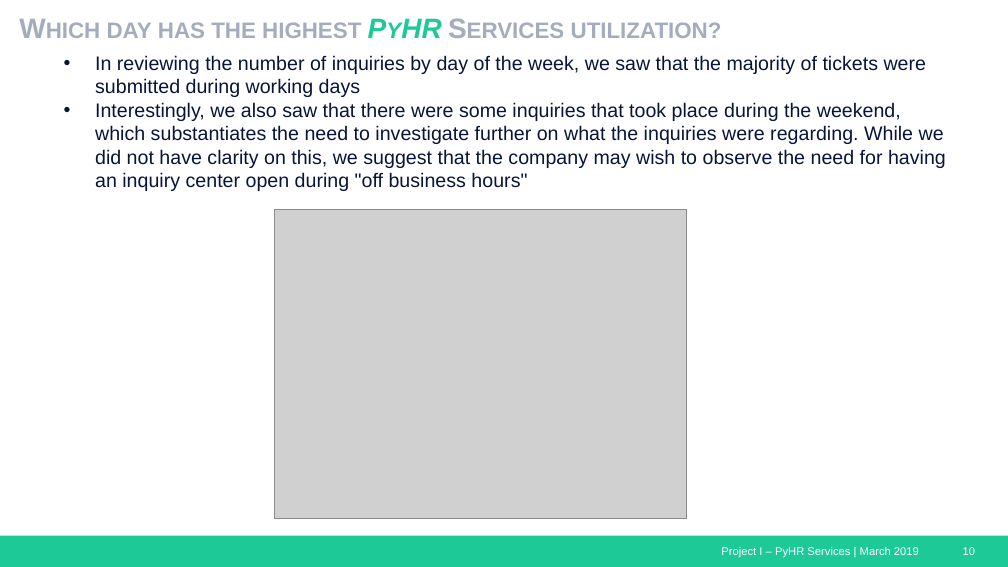
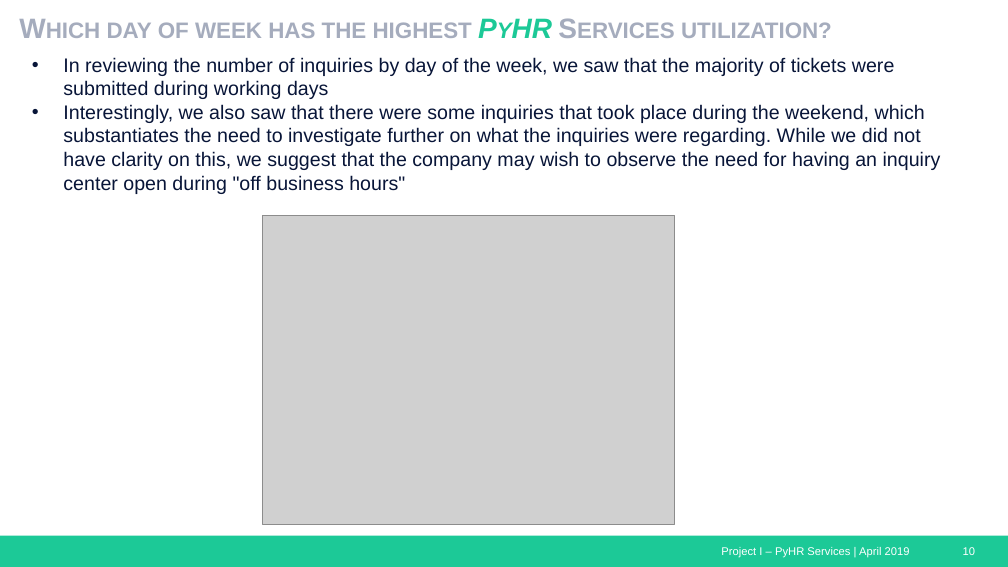
Before and after one commit to jvbonini/Project-I, a slide deck: slide 10 of Presentation/HRServices_Presentation_Master.pptx. Drawn at 1008x567 pixels with LibreOffice and Linux fonts; fonts in the diff are those of the drawing; grey boxes stand for pictures. Boxes give left, top, right and bottom in pixels: in the first picture for what was removed or moved away, otherwise in the second. Text is boxed around its words. In the diff, an @@ line names an element or a change of style, - is before the commit and + after.

```diff
--- a/Presentation/HRServices_Presentation_Master.pptx
+++ b/Presentation/HRServices_Presentation_Master.pptx
@@ title at bbox=[107, 22, 832, 38]: text changed @@
-Which day has the highest PyHR Services utilization?
+Which day of week has the highest PyHR Services utilization?
@@ text "In reviewing the number of ..." rewrapped from bbox=[95, 55, 946, 168] to bbox=[63, 57, 941, 194] @@
@@ picture: place and size @@
-picture at bbox=[274, 210, 686, 519]
+picture at bbox=[263, 215, 675, 524]
@@ text at bbox=[721, 547, 910, 558]: text changed @@
-Project I – PyHR Services | March 2019
+Project I – PyHR Services | April 2019
```
Also in this commit, not shown: 14 other slides changed, 6 slides added, 5 slides removed, 2 other files.
